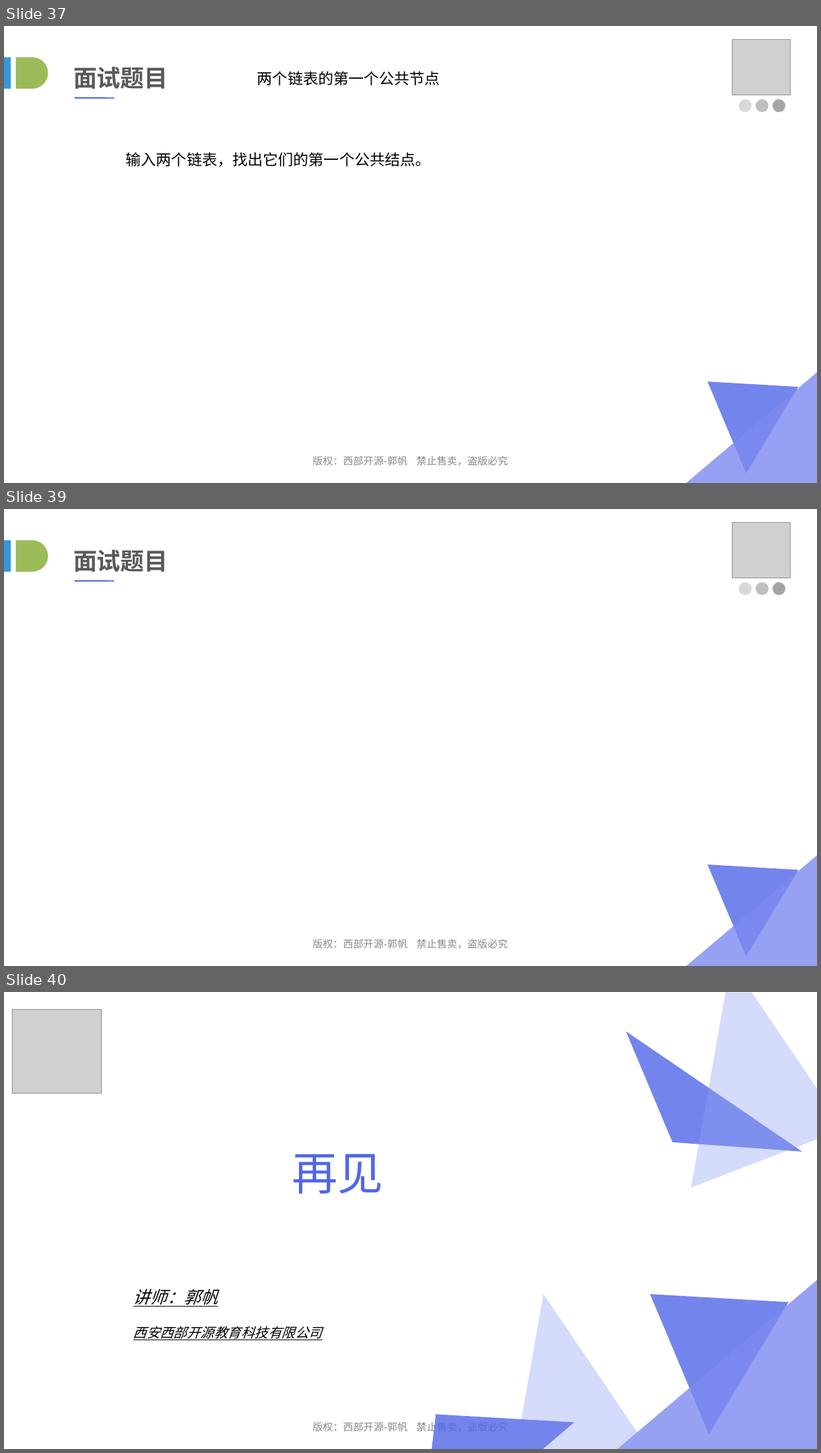
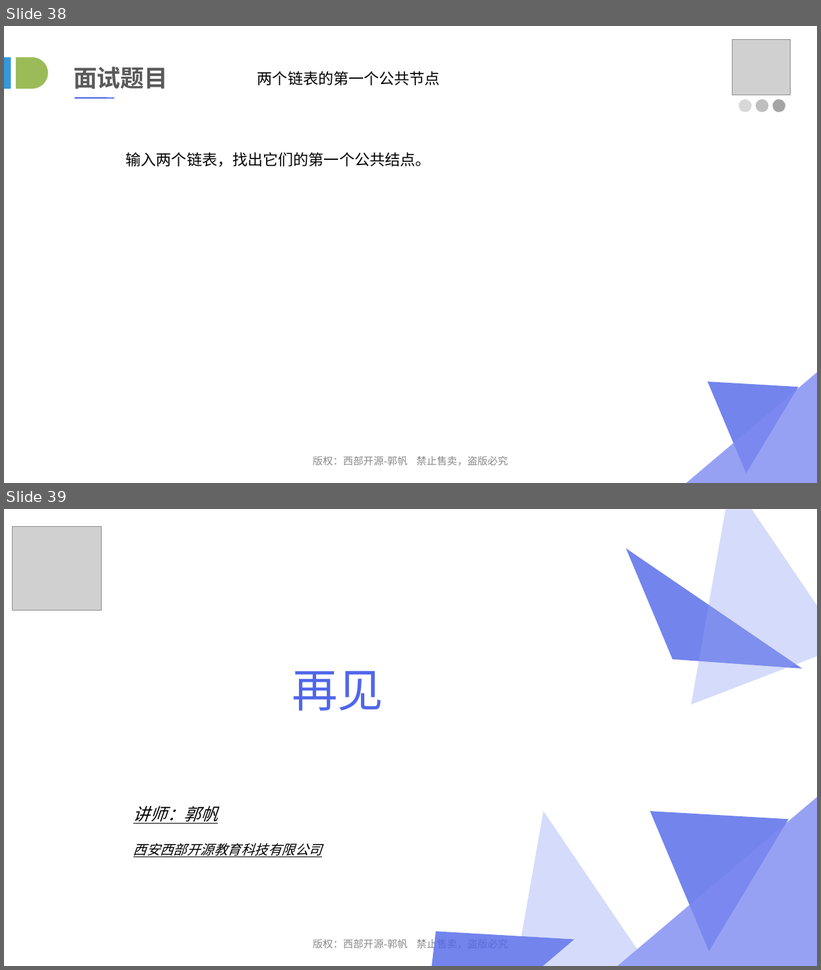
Before and after one commit to lvah/PPTSource, a slide deck: 03_数据结构与算法/03_链表.ppt. Shown one above the other, each under a label of ours: slides 37, 39 and 40 before the commit, slides 38 and 39 after it; the slides between them are not shown. The pictures are 821x1453 and 821x970 pixels, drawn with LibreOffice and Linux fonts; fonts in the diff are those of the drawing; grey boxes stand for pictures. Boxes give left, top, right and bottom in pixels: in the first picture for what was removed or moved away, otherwise in the second. Text is boxed around its words. In the diff, an @@ line names an element or a change of style, - is before the commit and + after.

```diff
--- a/03_数据结构与算法/03_链表.ppt
+++ b/03_数据结构与算法/03_链表.ppt
@@ slide 39 removed at box(4, 509, 817, 966), background #FFFFFF @@
@@ picture removed at box(732, 522, 789, 577) @@
@@ rectangle removed at box(4, 540, 11, 572) @@
@@ flow chart delay removed at box(16, 540, 48, 572) @@
@@ text removed at box(73, 549, 168, 572) @@
-面试题目
@@ line removed from (75, 581) to (114, 581) @@
@@ ellipse removed at box(739, 582, 751, 595) @@
@@ ellipse removed at box(756, 582, 768, 595) @@
@@ ellipse removed at box(773, 582, 785, 595) @@
@@ freeform shape removed at box(686, 855, 817, 966) @@
@@ freeform shape removed at box(708, 864, 798, 956) @@
@@ text removed at box(313, 939, 508, 949) @@
-版权：西部开源-郭帆 禁止售卖，盗版必究
@@ what was slide 37 is now slide 38 @@
@@ what was slide 40 is now slide 39 @@
```
Also in this commit, not shown: 8 slides changed, 5 other files.
